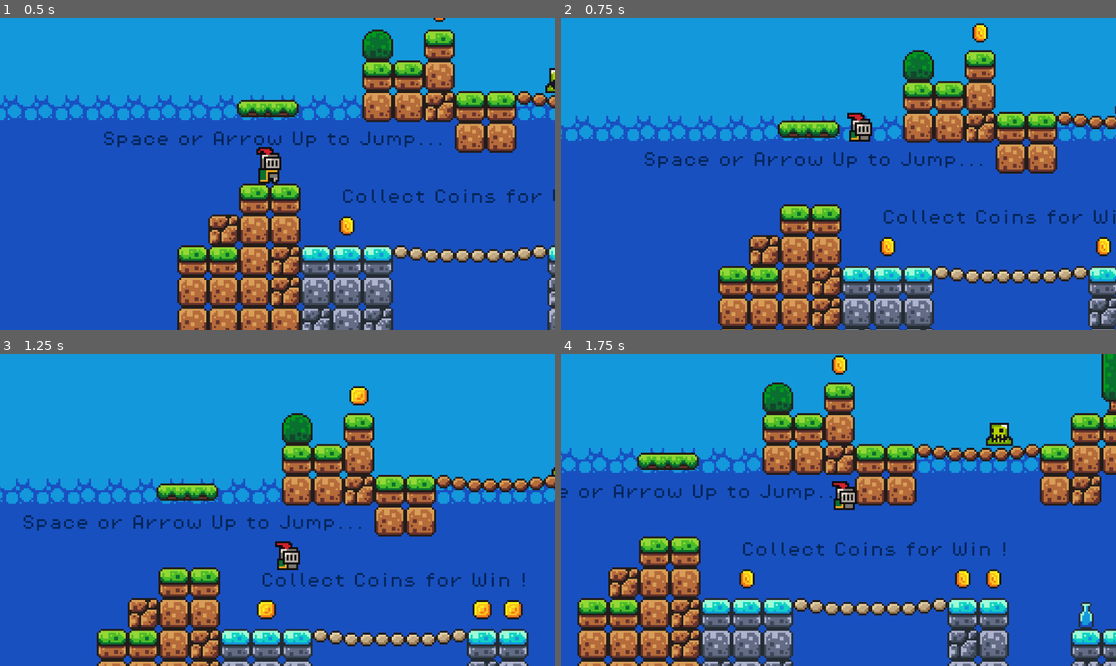
Above: before the commit, frames 1-4 (two rows, left to right).
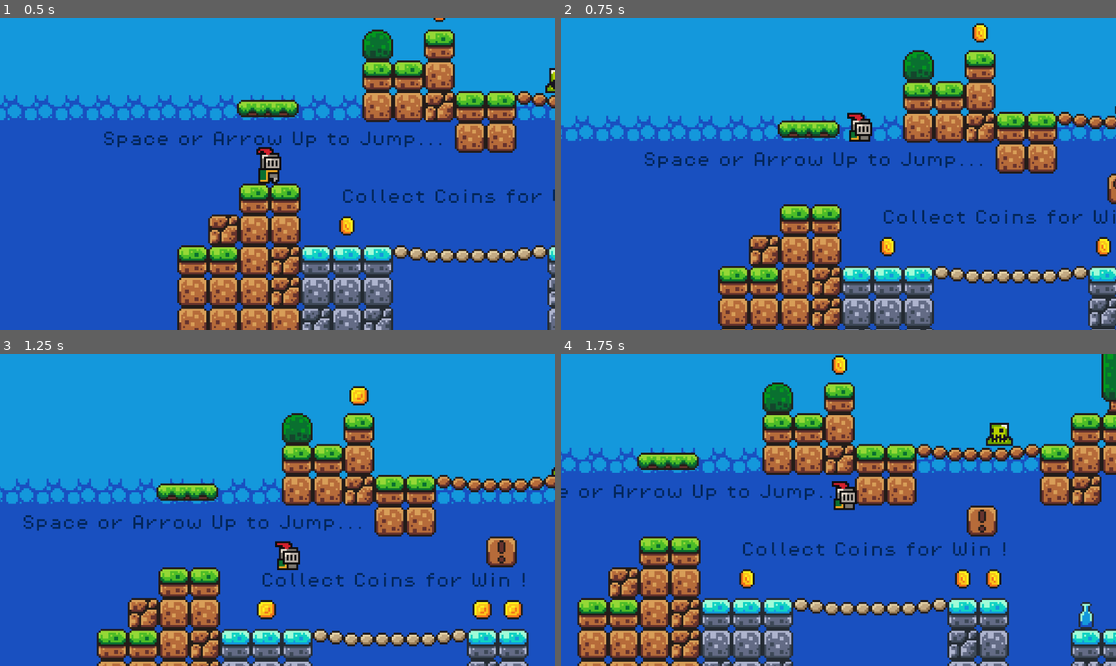
Above: after the commit, the same moments.

Repository: Nizauorb/The-Revenge-of-the-Hero
Game: Godot game, scene res://scenes/game.tscn
The game is run twice, just before and just after one commit, with the same random seed, the same clock (stepped at 60 frames per second) and the same inputs.
Inputs:
- Up to frame 1 (0.5 s): no input
- Up to frame 2 (0.75 s): hold D (move_right) from 0.53 s (still down); tap Space (jump) at 0.6 s
- Up to frame 3 (1.25 s): keep holding D (move_right); tap Space (jump) at 0.77, 1.07 s
- Up to frame 4 (1.75 s): keep holding D (move_right); tap Space (jump) at 1.35, 1.52 s

Frame 1 is identical in both runs. In frame 2, 0.1% of the frame differs, in the area x 98-100%, y 49-60%; in frame 3, 0.5%; in frame 4, 0.5%, in the area x 73-79%, y 48-59%.

Commit message:
Adding Power Up ("Double Jump")

Diff:
--- /dev/null
+++ b/power_up.gd
@@ -0,0 +1,11 @@
+extends "res://scripts/power_up.gd"
+
+
+# Called when the node enters the scene tree for the first time.
+func _ready():
+	pass # Replace with function body.
+
+
+# Called every frame. 'delta' is the elapsed time since the previous frame.
+func _process(delta):
+	pass
--- /dev/null
+++ b/powerup.gd
@@ -0,0 +1,11 @@
+extends "res://scripts/power_up.gd"
+
+
+# Called when the node enters the scene tree for the first time.
+func _ready():
+	pass # Replace with function body.
+
+
+# Called every frame. 'delta' is the elapsed time since the previous frame.
+func _process(delta):
+	pass
--- a/project.godot
+++ b/project.godot
@@ -18,6 +18,7 @@
 [autoload]
 
 Music="*res://scenes/music.tscn"
+PowerUpAutoload="*res://scripts/power_up_autoload.gd"
 
 [input]
 
@@ -39,6 +40,11 @@
 , Object(InputEventKey,"resource_local_to_scene":false,"resource_name":"","device":-1,"window_id":0,"alt_pressed":false,"shift_pressed":false,"ctrl_pressed":false,"meta_pressed":false,"pressed":false,"keycode":0,"physical_keycode":4194319,"key_label":0,"unicode":0,"echo":false,"script":null)
 ]
 }
+test={
+"deadzone": 0.5,
+"events": [Object(InputEventKey,"resource_local_to_scene":false,"resource_name":"","device":-1,"window_id":0,"alt_pressed":false,"shift_pressed":false,"ctrl_pressed":false,"meta_pressed":false,"pressed":false,"keycode":0,"physical_keycode":4194443,"key_label":0,"unicode":53,"echo":false,"script":null)
+]
+}
 
 [rendering]
 
--- a/scenes/coin.tscn
+++ b/scenes/coin.tscn
@@ -98,6 +98,45 @@
 
 [sub_resource type="CircleShape2D" id="CircleShape2D_4io3p"]
 radius = 5.09902
+
+[sub_resource type="Animation" id="Animation_pnngu"]
+length = 0.001
+tracks/0/type = "value"
+tracks/0/imported = false
+tracks/0/enabled = true
+tracks/0/path = NodePath("AnimatedSprite2D:visible")
+tracks/0/interp = 1
+tracks/0/loop_wrap = true
+tracks/0/keys = {
+"times": PackedFloat32Array(0),
+"transitions": PackedFloat32Array(1),
+"update": 1,
+"values": [true]
+}
+tracks/1/type = "value"
+tracks/1/imported = false
+tracks/1/enabled = true
+tracks/1/path = NodePath("CollisionShape2D:disabled")
+tracks/1/interp = 1
+tracks/1/loop_wrap = true
+tracks/1/keys = {
+"times": PackedFloat32Array(0),
+"transitions": PackedFloat32Array(1),
+"update": 1,
+"values": [false]
+}
+tracks/2/type = "value"
+tracks/2/imported = false
+tracks/2/enabled = true
+tracks/2/path = NodePath("PickupSound:playing")
+tracks/2/interp = 1
+tracks/2/loop_wrap = true
+tracks/2/keys = {
+"times": PackedFloat32Array(0),
+"transitions": PackedFloat32Array(1),
+"update": 1,
+"values": [false]
+}
 
 [sub_resource type="Animation" id="Animation_vc0un"]
 resource_name = "pickup"
@@ -152,45 +191,6 @@
 }]
 }
 
-[sub_resource type="Animation" id="Animation_pnngu"]
-length = 0.001
-tracks/0/type = "value"
-tracks/0/imported = false
-tracks/0/enabled = true
-tracks/0/path = NodePath("AnimatedSprite2D:visible")
-tracks/0/interp = 1
-tracks/0/loop_wrap = true
-tracks/0/keys = {
-"times": PackedFloat32Array(0),
-"transitions": PackedFloat32Array(1),
-"update": 1,
-"values": [true]
-}
-tracks/1/type = "value"
-tracks/1/imported = false
-tracks/1/enabled = true
-tracks/1/path = NodePath("CollisionShape2D:disabled")
-tracks/1/interp = 1
-tracks/1/loop_wrap = true
-tracks/1/keys = {
-"times": PackedFloat32Array(0),
-"transitions": PackedFloat32Array(1),
-"update": 1,
-"values": [false]
-}
-tracks/2/type = "value"
-tracks/2/imported = false
-tracks/2/enabled = true
-tracks/2/path = NodePath("PickupSound:playing")
-tracks/2/interp = 1
-tracks/2/loop_wrap = true
-tracks/2/keys = {
-"times": PackedFloat32Array(0),
-"transitions": PackedFloat32Array(1),
-"update": 1,
-"values": [false]
-}
-
 [sub_resource type="AnimationLibrary" id="AnimationLibrary_ccqvb"]
 _data = {
 "RESET": SubResource("Animation_pnngu"),
--- a/scenes/game.tscn
+++ b/scenes/game.tscn
@@ -9,6 +9,7 @@
 [ext_resource type="PackedScene" uid="uid://b5lxf5m1kdgxj" path="res://scenes/killzone.tscn" id="5_ff2of"]
 [ext_resource type="PackedScene" uid="uid://dol6yms2qmt08" path="res://scenes/slime.tscn" id="6_5au4q"]
 [ext_resource type="FontFile" uid="uid://cnlosn7oxhf5e" path="res://assets/fonts/PixelOperator8.ttf" id="7_eo5rr"]
+[ext_resource type="PackedScene" uid="uid://bka0woxqdkfwi" path="res://scenes/power_up.tscn" id="10_mayv5"]
 
 [sub_resource type="TileSetAtlasSource" id="TileSetAtlasSource_7fnog"]
 texture = ExtResource("2_03x3t")
@@ -414,6 +415,21 @@
 physics_layer_0/collision_layer = 1
 sources/0 = SubResource("TileSetAtlasSource_7fnog")
 
+[sub_resource type="Animation" id="Animation_jbpmo"]
+length = 0.001
+tracks/0/type = "value"
+tracks/0/imported = false
+tracks/0/enabled = true
+tracks/0/path = NodePath(".:position")
+tracks/0/interp = 1
+tracks/0/loop_wrap = true
+tracks/0/keys = {
+"times": PackedFloat32Array(0),
+"transitions": PackedFloat32Array(1),
+"update": 0,
+"values": [Vector2(433, 49)]
+}
+
 [sub_resource type="Animation" id="Animation_sqbkc"]
 resource_name = "move"
 length = 2.0
@@ -431,7 +447,13 @@
 "values": [Vector2(433, 49), Vector2(592, 49)]
 }
 
-[sub_resource type="Animation" id="Animation_jbpmo"]
+[sub_resource type="AnimationLibrary" id="AnimationLibrary_gb8ru"]
+_data = {
+"RESET": SubResource("Animation_jbpmo"),
+"move": SubResource("Animation_sqbkc")
+}
+
+[sub_resource type="Animation" id="Animation_3156b"]
 length = 0.001
 tracks/0/type = "value"
 tracks/0/imported = false
@@ -443,13 +465,7 @@
 "times": PackedFloat32Array(0),
 "transitions": PackedFloat32Array(1),
 "update": 0,
-"values": [Vector2(433, 49)]
-}
-
-[sub_resource type="AnimationLibrary" id="AnimationLibrary_gb8ru"]
-_data = {
-"RESET": SubResource("Animation_jbpmo"),
-"move": SubResource("Animation_sqbkc")
+"values": [Vector2(817, -112)]
 }
 
 [sub_resource type="Animation" id="Animation_ijt2q"]
@@ -469,21 +485,6 @@
 "values": [Vector2(817, -112), Vector2(816, 16)]
 }
 
-[sub_resource type="Animation" id="Animation_3156b"]
-length = 0.001
-tracks/0/type = "value"
-tracks/0/imported = false
-tracks/0/enabled = true
-tracks/0/path = NodePath(".:position")
-tracks/0/interp = 1
-tracks/0/loop_wrap = true
-tracks/0/keys = {
-"times": PackedFloat32Array(0),
-"transitions": PackedFloat32Array(1),
-"update": 0,
-"values": [Vector2(817, -112)]
-}
-
 [sub_resource type="AnimationLibrary" id="AnimationLibrary_b4xw2"]
 _data = {
 "RESET": SubResource("Animation_3156b"),
@@ -671,3 +672,8 @@
 theme_override_fonts/font = ExtResource("7_eo5rr")
 theme_override_font_sizes/font_size = 8
 text = "You finished the Tutorial !"
+
+[node name="PowerUp" parent="." instance=ExtResource("10_mayv5")]
+position = Vector2(162, 27)
+
+[connection signal="powerup_hit" from="PowerUp" to="Player" method="_on_power_up_powerup_hit"]
--- /dev/null
+++ b/scenes/power_up.tscn
@@ -0,0 +1,147 @@
+[gd_scene load_steps=11 format=3 uid="uid://bka0woxqdkfwi"]
+
+[ext_resource type="Script" path="res://scripts/power_up.gd" id="1_1c3a4"]
+[ext_resource type="Texture2D" uid="uid://cl8t02kse4ee" path="res://assets/sprites/world_tileset.png" id="1_h6nhl"]
+[ext_resource type="FontFile" uid="uid://cnlosn7oxhf5e" path="res://assets/fonts/PixelOperator8.ttf" id="3_j2je0"]
+
+[sub_resource type="AtlasTexture" id="AtlasTexture_qduuy"]
+atlas = ExtResource("1_h6nhl")
+region = Rect2(0, 32, 16, 16)
+
+[sub_resource type="AtlasTexture" id="AtlasTexture_dd50v"]
+atlas = ExtResource("1_h6nhl")
+region = Rect2(16, 32, 16, 16)
+
+[sub_resource type="SpriteFrames" id="SpriteFrames_qnpiq"]
+animations = [{
+"frames": [{
+"duration": 1.0,
+"texture": SubResource("AtlasTexture_qduuy")
+}, {
+"duration": 1.0,
+"texture": SubResource("AtlasTexture_dd50v")
+}],
+"loop": true,
+"name": &"default",
+"speed": 1.0
+}]
+
+[sub_resource type="RectangleShape2D" id="RectangleShape2D_dskok"]
+size = Vector2(16, 16)
+
+[sub_resource type="Animation" id="Animation_kcnxd"]
+resource_name = "pickup"
+tracks/0/type = "value"
+tracks/0/imported = false
+tracks/0/enabled = true
+tracks/0/path = NodePath("AnimatedSprite2D:visible")
+tracks/0/interp = 1
+tracks/0/loop_wrap = true
+tracks/0/keys = {
+"times": PackedFloat32Array(0),
+"transitions": PackedFloat32Array(1),
+"update": 1,
+"values": [false]
+}
+tracks/1/type = "value"
+tracks/1/imported = false
+tracks/1/enabled = true
+tracks/1/path = NodePath("CollisionShape2D:disabled")
+tracks/1/interp = 1
+tracks/1/loop_wrap = true
+tracks/1/keys = {
+"times": PackedFloat32Array(0),
+"transitions": PackedFloat32Array(1),
+"update": 1,
+"values": [true]
+}
+tracks/2/type = "value"
+tracks/2/imported = false
+tracks/2/enabled = true
+tracks/2/path = NodePath("PowerText:visible")
+tracks/2/interp = 1
+tracks/2/loop_wrap = true
+tracks/2/keys = {
+"times": PackedFloat32Array(0),
+"transitions": PackedFloat32Array(1),
+"update": 1,
+"values": [true]
+}
+
+[sub_resource type="Animation" id="Animation_5cdrx"]
+length = 0.001
+tracks/0/type = "value"
+tracks/0/imported = false
+tracks/0/enabled = true
+tracks/0/path = NodePath("AnimatedSprite2D:visible")
+tracks/0/interp = 1
+tracks/0/loop_wrap = true
+tracks/0/keys = {
+"times": PackedFloat32Array(0),
+"transitions": PackedFloat32Array(1),
+"update": 1,
+"values": [true]
+}
+tracks/1/type = "value"
+tracks/1/imported = false
+tracks/1/enabled = true
+tracks/1/path = NodePath("CollisionShape2D:disabled")
+tracks/1/interp = 1
+tracks/1/loop_wrap = true
+tracks/1/keys = {
+"times": PackedFloat32Array(0),
+"transitions": PackedFloat32Array(1),
+"update": 1,
+"values": [false]
+}
+tracks/2/type = "value"
+tracks/2/imported = false
+tracks/2/enabled = true
+tracks/2/path = NodePath("PowerText:visible")
+tracks/2/interp = 1
+tracks/2/loop_wrap = true
+tracks/2/keys = {
+"times": PackedFloat32Array(0),
+"transitions": PackedFloat32Array(1),
+"update": 1,
+"values": [false]
+}
+
+[sub_resource type="AnimationLibrary" id="AnimationLibrary_sqij1"]
+_data = {
+"RESET": SubResource("Animation_5cdrx"),
+"pickup": SubResource("Animation_kcnxd")
+}
+
+[node name="PowerUp" type="Area2D"]
+collision_mask = 2
+script = ExtResource("1_1c3a4")
+
+[node name="AnimatedSprite2D" type="AnimatedSprite2D" parent="."]
+position = Vector2(0, -8)
+sprite_frames = SubResource("SpriteFrames_qnpiq")
+autoplay = "default"
+
+[node name="CollisionShape2D" type="CollisionShape2D" parent="."]
+position = Vector2(0, -8)
+shape = SubResource("RectangleShape2D_dskok")
+
+[node name="PowerText" type="Label" parent="."]
+visible = false
+offset_left = -55.0
+offset_top = -18.0
+offset_right = 55.0
+offset_bottom = 5.0
+theme_override_colors/font_color = Color(0.0117647, 0.14902, 0.34902, 1)
+theme_override_fonts/font = ExtResource("3_j2je0")
+theme_override_font_sizes/font_size = 8
+text = "LABEL"
+horizontal_alignment = 1
+vertical_alignment = 1
+
+[node name="PickupAnimation" type="AnimationPlayer" parent="."]
+libraries = {
+"": SubResource("AnimationLibrary_sqij1")
+}
+
+[connection signal="body_entered" from="." to="." method="_on_body_entered"]
--- a/scripts/coin.gd
+++ b/scripts/coin.gd
@@ -3,6 +3,6 @@
 @onready var game_manager = %GameManager
 @onready var pickup_animation = $PickupAnimation
 
-func _on_body_entered(body):
+func _on_body_entered(_body):
 	game_manager.add_point()
 	pickup_animation.play("pickup")
--- a/scripts/killzone.gd
+++ b/scripts/killzone.gd
@@ -1,7 +1,7 @@
 extends Area2D
 
 @onready var timer = $Timer
-
+var currentHealth: int = 3
 
 func _on_body_entered(body):
 	Engine.time_scale = 0.5
@@ -11,4 +11,6 @@
 
 func _on_timer_timeout():
 	Engine.time_scale = 1.0
+	PowerUpAutoload.double_jump = false
+	PowerUpAutoload.dash = false
 	get_tree().reload_current_scene()
--- a/scripts/player.gd
+++ b/scripts/player.gd
@@ -4,9 +4,13 @@
 const SPEED = 130.0
 const JUMP_VELOCITY = -300.0
 
+var jump_max = 2
+var jump_count = 0
+
 # Get the gravity from the project settings to be synced with RigidBody nodes.
 var gravity = ProjectSettings.get_setting("physics/2d/default_gravity")
 @onready var animated_sprite = $AnimatedSprite2D
+
 
 
 func _physics_process(delta):
@@ -14,9 +18,20 @@
 	if not is_on_floor():
 		velocity.y += gravity * delta
 
-	# Handle jump.
-	if Input.is_action_just_pressed("jump") and is_on_floor():
-		velocity.y = JUMP_VELOCITY
+	# Handle jump and recover Double Jump.
+	if is_on_floor() and jump_count != 0:
+		jump_count = 0
+
+	if PowerUpAutoload.double_jump == true:
+		if jump_count < jump_max:
+			if Input.is_action_just_pressed("jump"):
+				velocity.y = JUMP_VELOCITY
+				jump_count += 1
+		pass
+	else:
+		if Input.is_action_just_pressed("jump") and jump_count < jump_max:
+			velocity.y = JUMP_VELOCITY
+			jump_count = 2
 
 	# Get the input direction and handle the movement/deceleration.
 	# As good practice, you should replace UI actions with custom gameplay actions.
@@ -37,10 +52,23 @@
 	else:
 		animated_sprite.play("jump")
 
-
 	if direction:
 		velocity.x = direction * SPEED
 	else:
 		velocity.x = move_toward(velocity.x, 0, SPEED)
 
 	move_and_slide()
+
+
+func _on_power_up_powerup_hit(powerup_value:int):
+	match powerup_value:
+		0:
+			PowerUpAutoload.double_jump = false
+			PowerUpAutoload.dash = false
+		1:
+			PowerUpAutoload.double_jump = true
+			PowerUpAutoload.dash = false
+		2:
+			PowerUpAutoload.double_jump = false
+			PowerUpAutoload.dash = true
+	pass # Replace with function body.
--- /dev/null
+++ b/scripts/power_up.gd
@@ -0,0 +1,22 @@
+extends Area2D
+
+signal powerup_hit(powerup_value)
+
+@onready var power_text = $PowerText
+@onready var pickup_animation = $PickupAnimation
+
+var rng = RandomNumberGenerator.new()
+# 0 = Normal ; 1 = Double Jump ; 2 = Dash
+var powerup: int = rng.randi_range(0, 2)
+
+func _on_body_entered(_body : CharacterBody2D):
+	pickup_animation.play("pickup")
+	print(powerup)
+	match powerup:
+		0:
+			power_text.text = "No Power"
+		1:
+			power_text.text = "Double Jump"
+		2:
+			power_text.text = "Dash"
+	powerup_hit.emit(powerup)
--- /dev/null
+++ b/scripts/power_up_autoload.gd
@@ -0,0 +1,4 @@
+extends Node
+
+var double_jump := false
+var dash := false
Not shown: 1 places in scenes/game.tscn that only renumber resources
Not shown, added: scenes/pla8E2E.tmp
